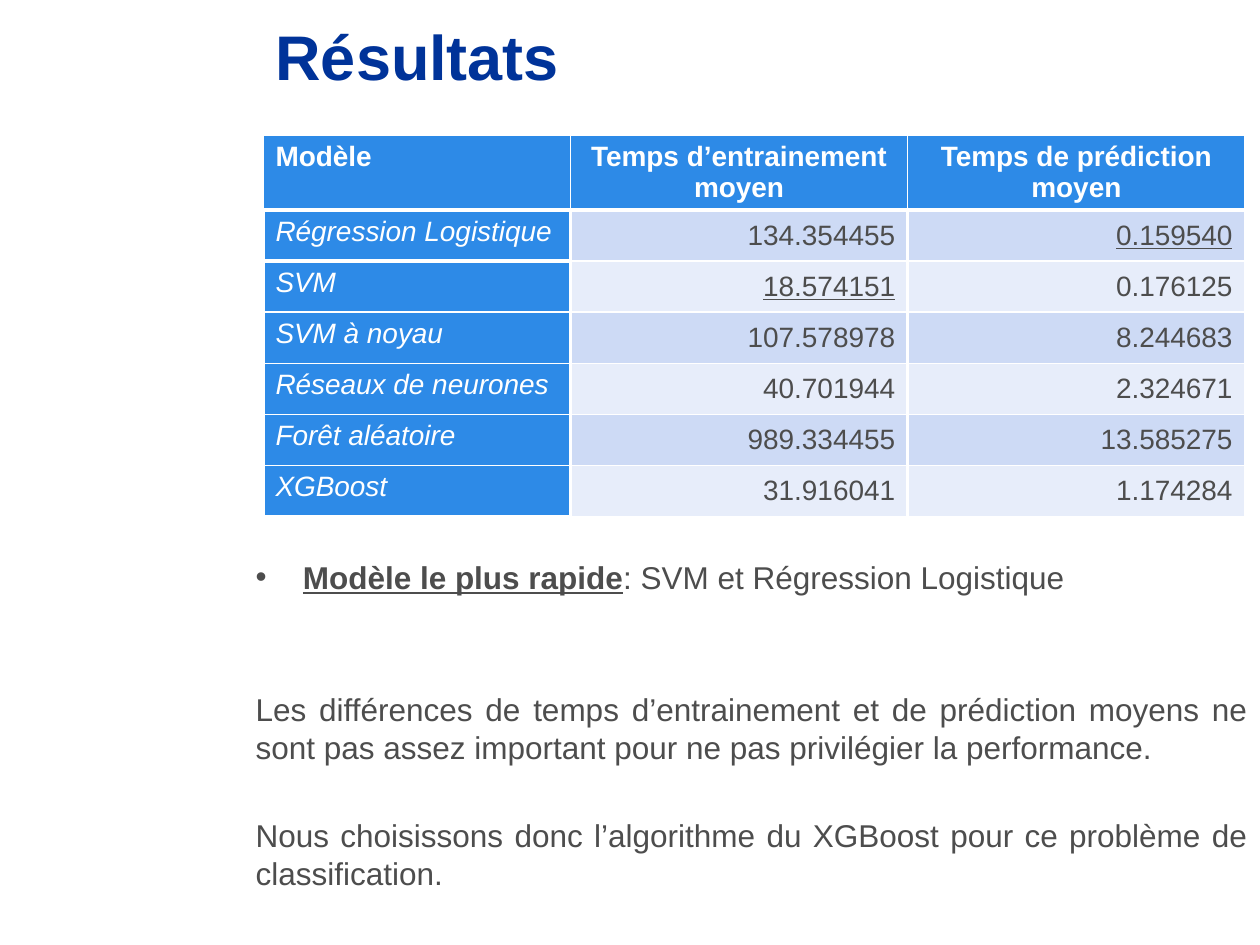
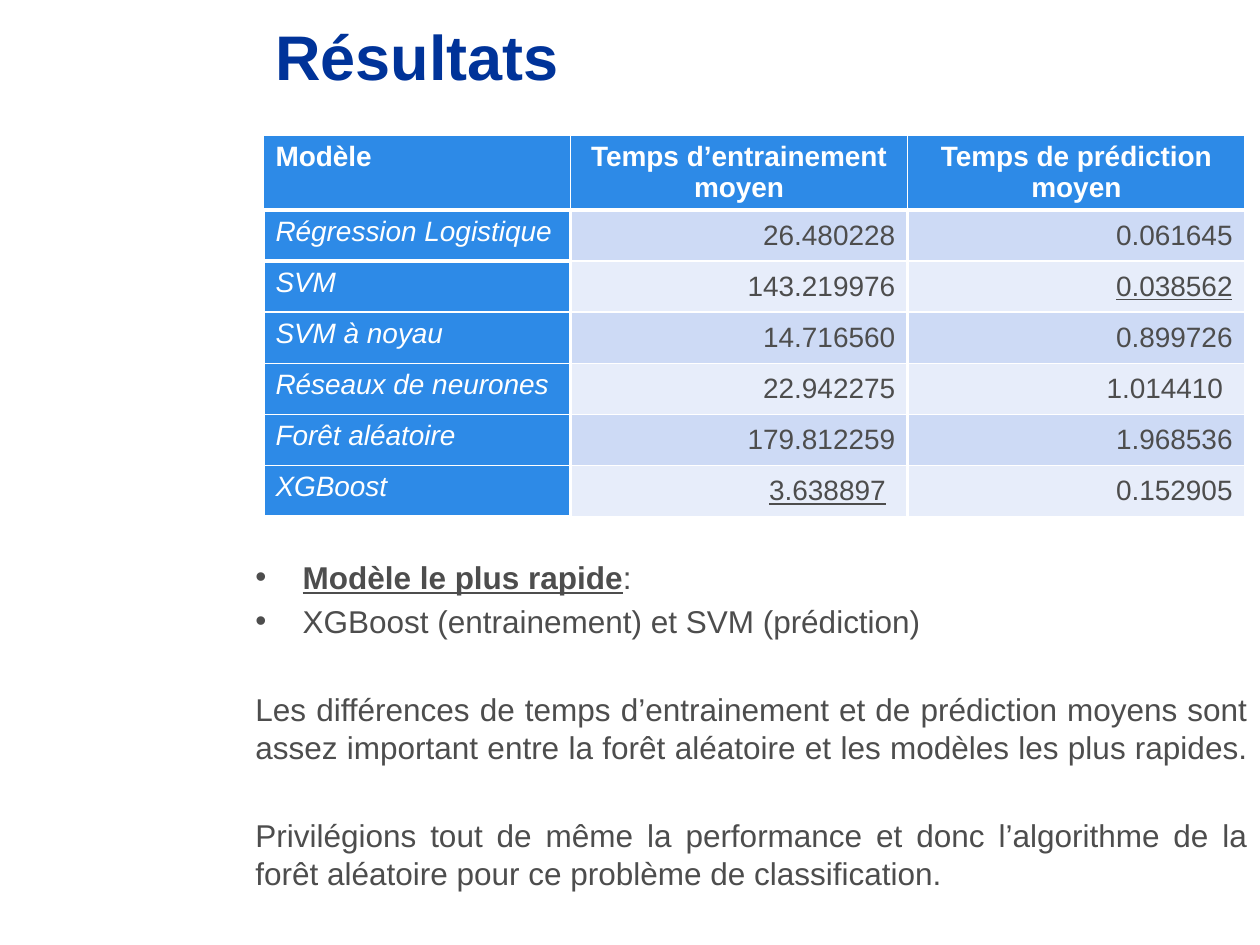
Before and after one commit to CelineLesur/OCR_IAEngineer_Projet4, a slide deck: slide 13 of LESUR_Céline_2_presentation_21062024_P4.pptx. Drawn at 1260x945 pixels with LibreOffice and Linux fonts; fonts in the diff are those of the drawing; background and template pictures are left out. Boxes give left, top, right and bottom in pixels: in the first picture for what was removed or moved away, otherwise in the second. Text is boxed around its words. In the diff, an @@ line names an element or a change of style, - is before the commit and + after.

```diff
--- a/LESUR_Céline_2_presentation_21062024_P4.pptx
+++ b/LESUR_Céline_2_presentation_21062024_P4.pptx
@@ table at box(263, 135, 1246, 509) @@
-row 2, column 2: 134.354455
+row 2, column 2: 26.480228
-row 2, column 3: 0.159540
+row 2, column 3: 0.061645
-row 3, column 2: 18.574151
+row 3, column 2: 143.219976
-row 3, column 3: 0.176125
+row 3, column 3: 0.038562
-row 4, column 2: 107.578978
+row 4, column 2: 14.716560
-row 4, column 3: 8.244683
+row 4, column 3: 0.899726
-row 5, column 2: 40.701944
+row 5, column 2: 22.942275
-row 5, column 3: 2.324671
+row 5, column 3: 1.014410
-row 6, column 2: 989.334455
+row 6, column 2: 179.812259
-row 6, column 3: 13.585275
+row 6, column 3: 1.968536
-row 7, column 2: 31.916041
+row 7, column 2: 3.638897
-row 7, column 3: 1.174284
+row 7, column 3: 0.152905
@@ fill #CDDAF6 to #CDDAF5 in 6 cells @@
@@ fill #E8EDFA to #E7EDFA in 6 cells @@
@@ borders changed @@
@@ text at box(255, 566, 1247, 891): text changed @@
-• Modèle le plus rapide: SVM et Régression Logistique
-Les différences de temps d’entrainement et de prédiction moyens ne sont pas assez important pour ne pas privilégier la performance.
-Nous choisissons donc l’algorithme du XGBoost pour ce problème de classification.
+• Modèle le plus rapide:
+• XGBoost (entrainement) et SVM (prédiction)
+Les différences de temps d’entrainement et de prédiction moyens sont assez important entre la forêt aléatoire et les modèles les plus rapides.
+Privilégions tout de même la performance et donc l’algorithme de la forêt aléatoire pour ce problème de classification.
```
Also in this commit, not shown: 4 other slides changed.
